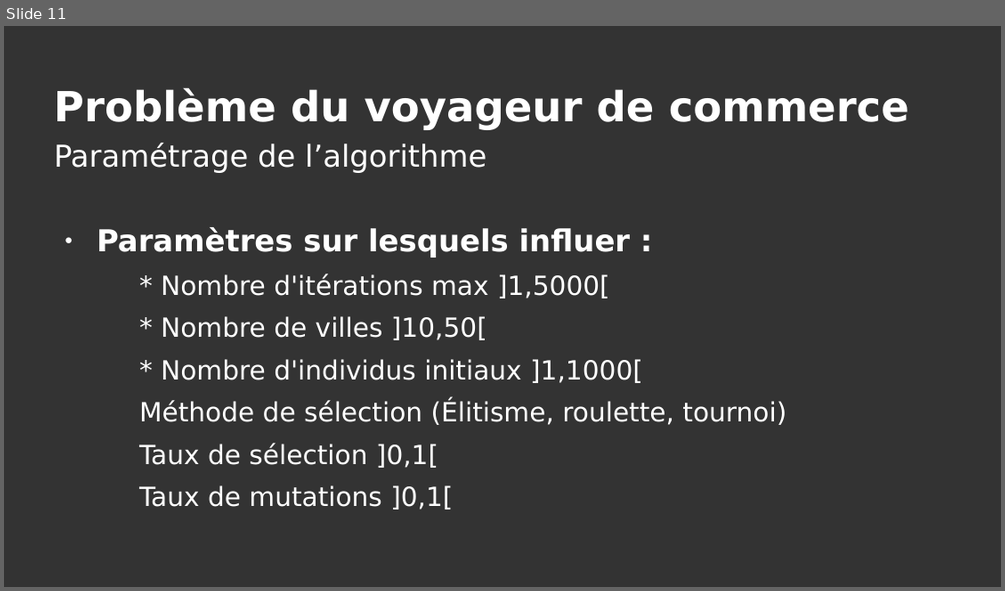
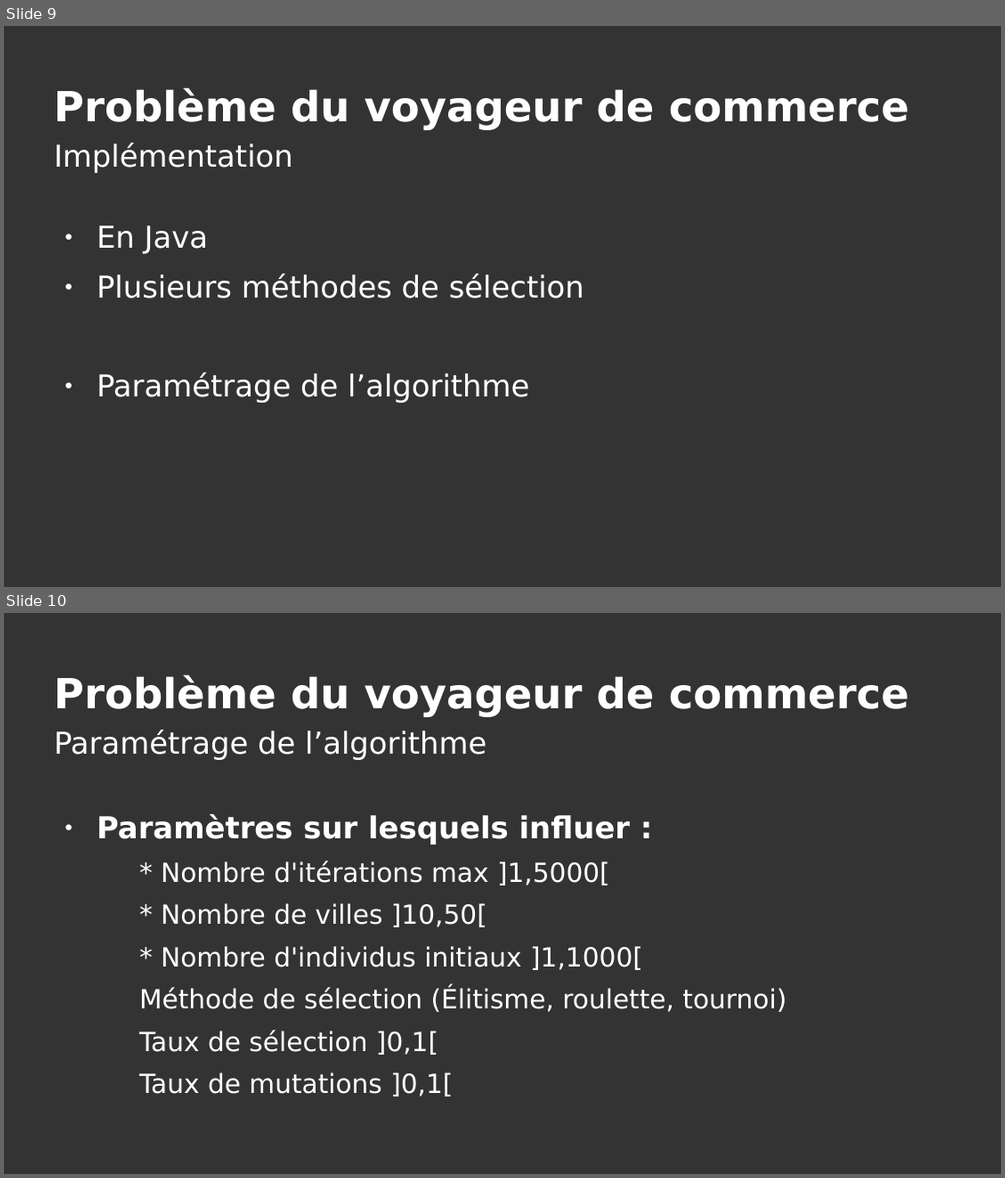
Before and after one commit to dut-info/Algo-Genetique, a slide deck: algo genetique.odp. Shown one above the other, each under a label of ours: slide 11 before the commit, slides 9 and 10 after it. The pictures are 1005x591 and 1005x1178 pixels, drawn with LibreOffice and Linux fonts; fonts in the diff are those of the drawing. Boxes give left, top, right and bottom in pixels: in the first picture for what was removed or moved away, otherwise in the second. Text is boxed around its words. In the diff, an @@ line names an element or a change of style, - is before the commit and + after.

```diff
--- a/algo genetique.odp
+++ b/algo genetique.odp
@@ slide 9 added at (x1=4, y1=26, x2=1001, y2=587), background #333333 @@
@@ title added at (x1=54, y1=87, x2=909, y2=130), 33 pt, text #FFFFFF, bold @@
+Problème du voyageur de commerce
@@ title added at (x1=54, y1=143, x2=293, y2=173), 24 pt, text #FFFFFF @@
+Implémentation
@@ text added at (x1=97, y1=225, x2=584, y2=402), 24 pt, text #FFFFFF @@
+● En Java
+● Plusieurs méthodes de sélection
+● Paramétrage de l’algorithme
@@ what was slide 11 is now slide 10 @@
```
Also in this commit, not shown: 3 slides changed, 1 slide removed, 6 other files.
